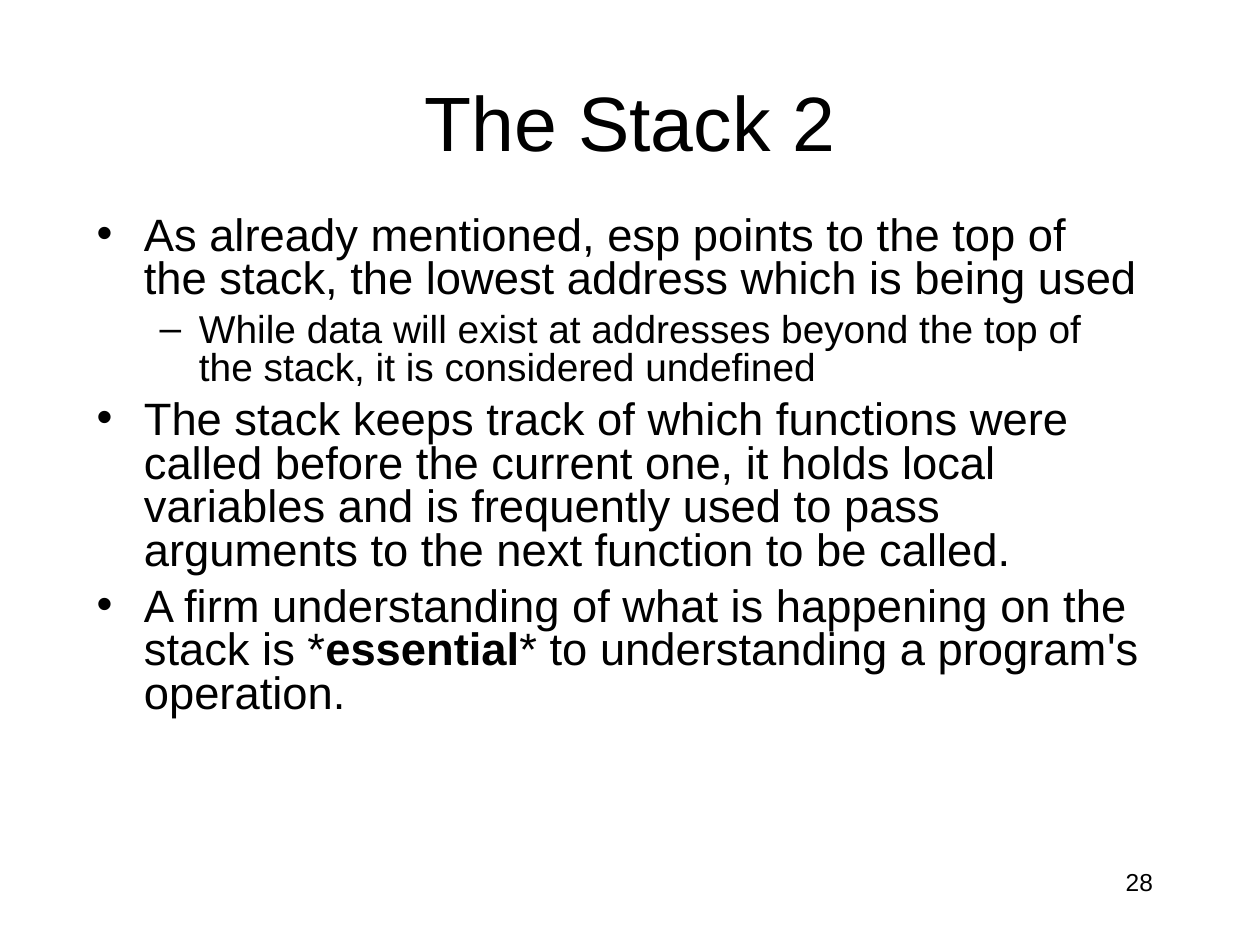
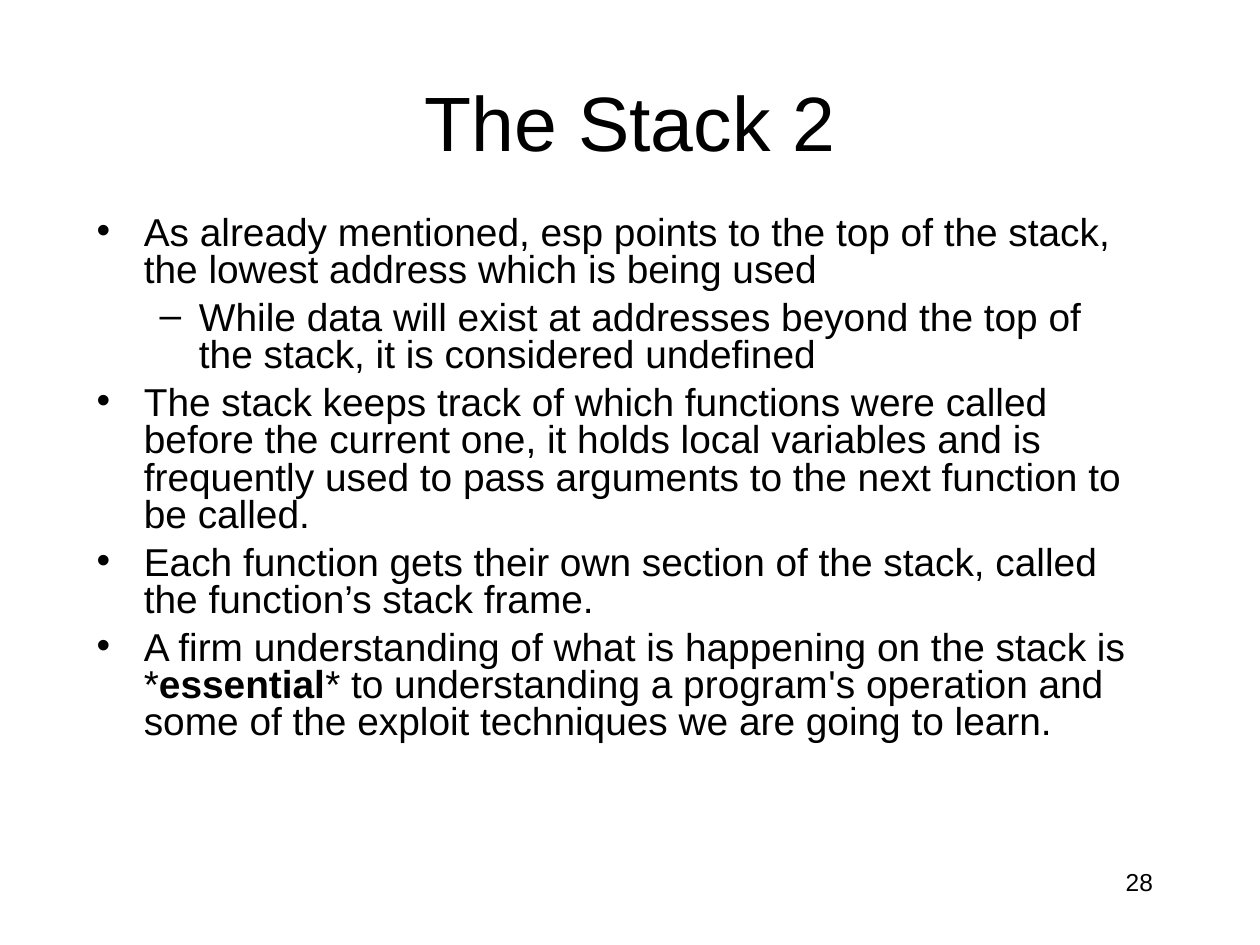
Before and after one commit to RobotMafiaCTF/RE_VR_Training, a slide deck: slide 28 of assembly/ppts/IntroductionToIntelx86-Part1.ppt. Drawn at 1260x945 pixels with LibreOffice and Linux fonts; fonts in the diff are those of the drawing. Boxes give left, top, right and bottom in pixels: in the first picture for what was removed or moved away, otherwise in the second. Text is boxed around its words. In the diff, an @@ line names an element or a change of style, - is before the commit and + after.

```diff
--- a/assembly/ppts/IntroductionToIntelx86-Part1.ppt
+++ b/assembly/ppts/IntroductionToIntelx86-Part1.ppt
@@ text at <box>144,218,1120,529</box>: size 25.9 to 22.2 pt in "As already mentioned, esp points to the ...", "The stack keeps track of which functions ..."; less space between paragraphs @@
@@ text at <box>144,548,1125,743</box>: text changed; size 25.9 to 22.2 pt @@
-• A firm understanding of what is happening on the stack is *essential* to understanding a program's operation.
+• Each function gets their own section of the stack, called the function’s stack frame.
+• A firm understanding of what is happening on the stack is *essential* to understanding a program's operation and some of the exploit techniques we are going to learn.
```
Also in this commit, not shown: 33 other slides changed.
